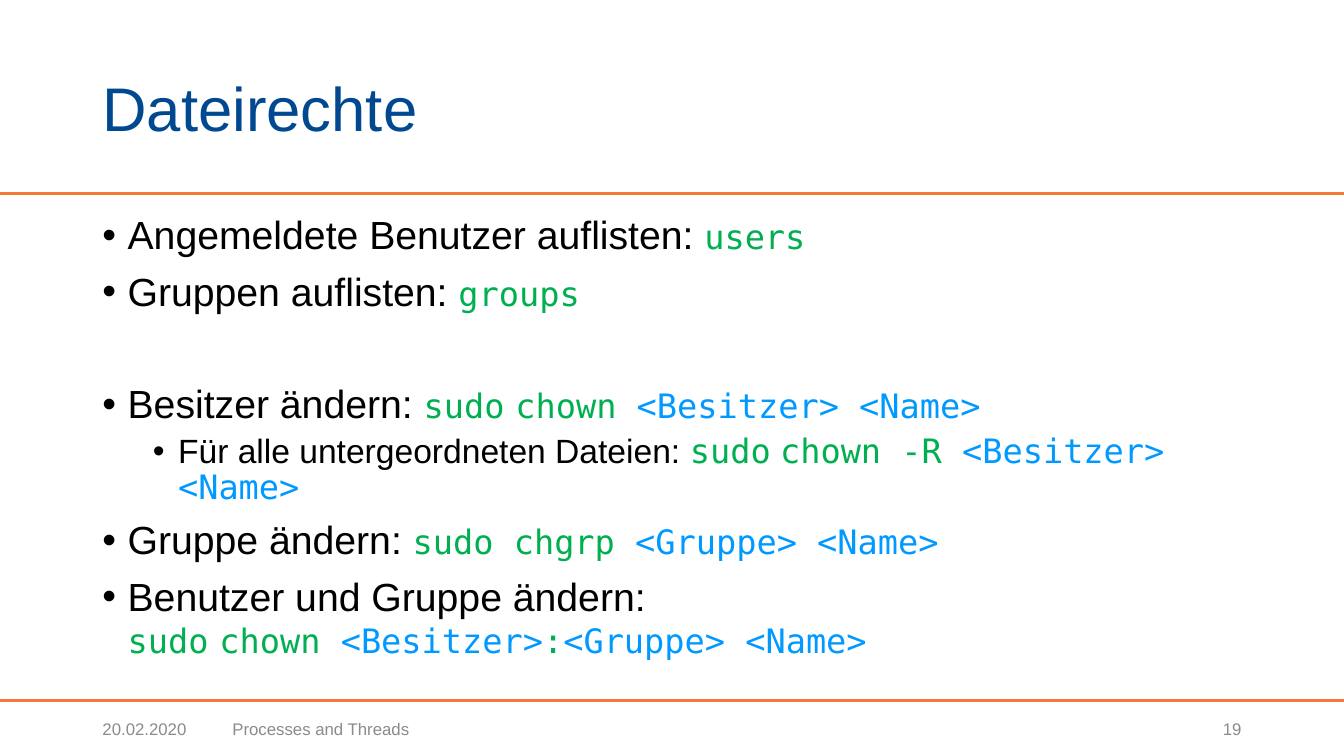
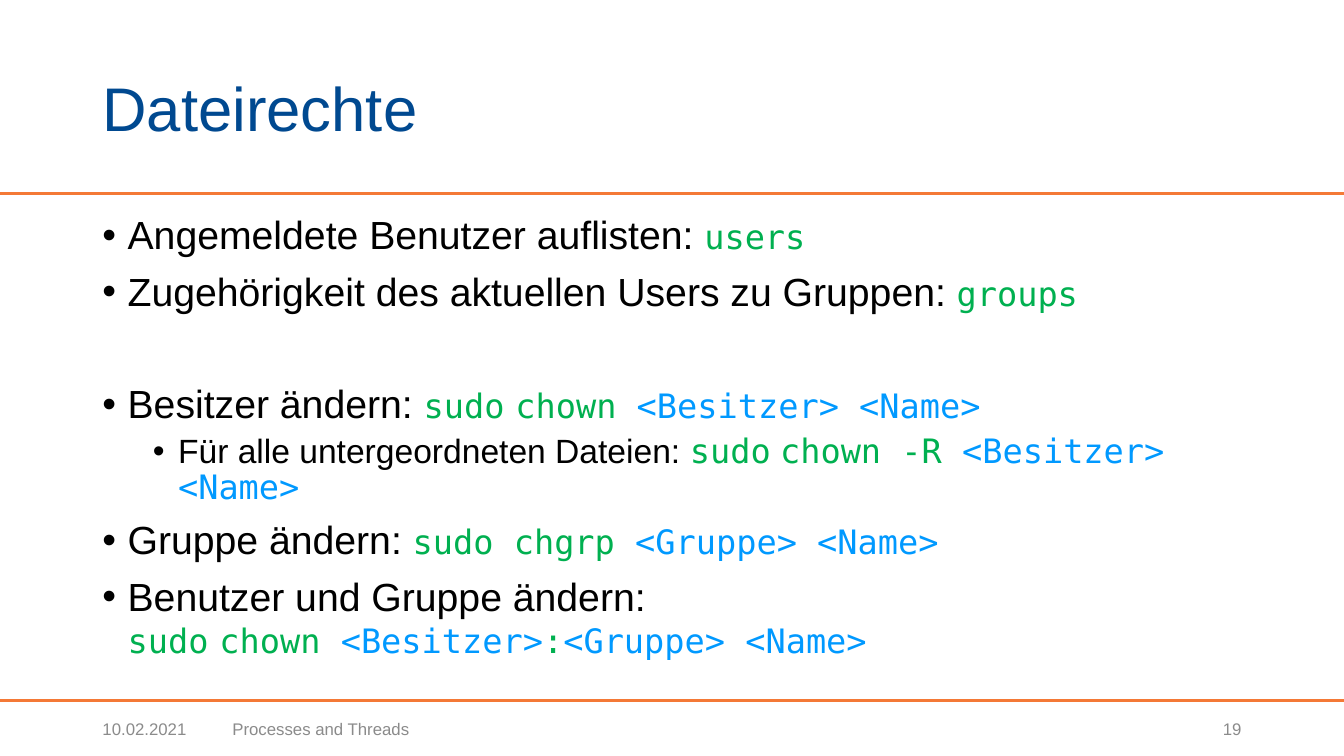
Before and after one commit to BogyMitutoyoCTL/Snake-AI-2021.1, a slide deck: slide 19 of presentation/Bash.pptx. Drawn at 1344x756 pixels with LibreOffice and Linux fonts; fonts in the diff are those of the drawing; background and template pictures are left out. Boxes give left, top, right and bottom in pixels: in the first picture for what was removed or moved away, otherwise in the second. Text is boxed around its words. In the diff, an @@ line names an element or a change of style, - is before the commit and + after.

Commit message:
Fix description of the "groups" command

```diff
--- a/presentation/Bash.pptx
+++ b/presentation/Bash.pptx
@@ text at box(128, 277, 1078, 314): text changed @@
-• Gruppen auflisten: groups
+• Zugehörigkeit des aktuellen Users zu Gruppen: groups
@@ text at box(102, 723, 186, 735): text changed @@
-20.02.2020
+10.02.2021
```
Also in this commit, not shown: 35 other slides changed.
